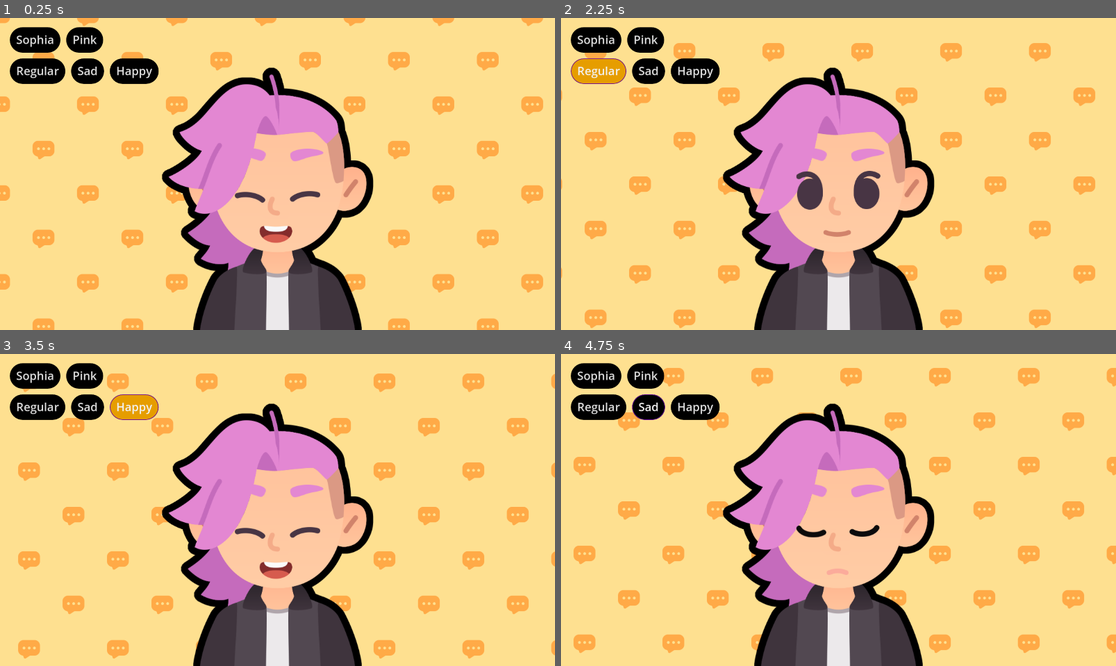
Above: before the commit, frames 1-4 (two rows, left to right).
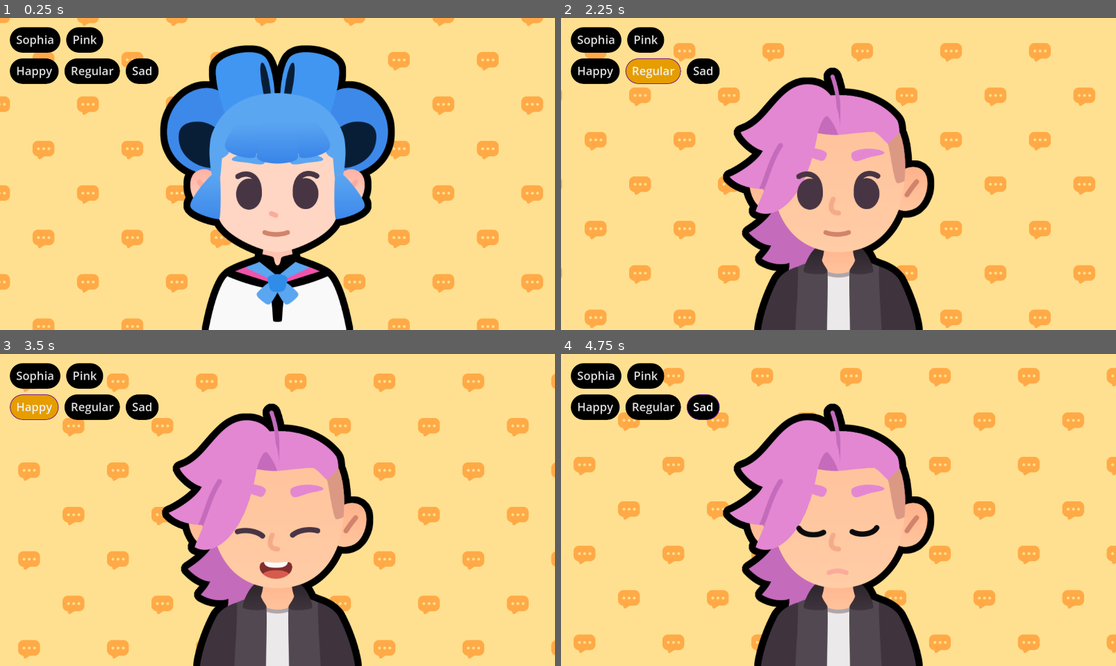
Above: after the commit, the same moments.

Repository: yangying-liu/2D-GameDev-Course-12-
Game: Godot game, scene res://lessons/expressions.tscn
Same seed, same stepped clock (60 frames per second), same inputs: the game is played once before the commit and once after it. This scene is started directly instead of the project's main scene.
Inputs (mouse positions are in pixels of both pictures, inside the frame that each line leads up to):
- Up to frame 1 (0.25 s): no input
- Up to frame 2 (2.25 s): click "Sophia" at 0.5 s; click "Pink" at 1.25 s; click "Regular" at 2 s
- Up to frame 3 (3.5 s): click "Happy" at 2.75 s
- Up to frame 4 (4.75 s): click "Sad" at 3.5 s; tap Enter at 4.25 s; move the mouse to (960, 494) at 4.27 s; hold D (move_right) from 4.28 s (still down); tap Z at 4.35 s; click (960, 494) at 4.42 s; tap Space at 4.52 s

The runs differ from the first frame. In frame 1, 29% of the frame differs, in the area x 3-72%, y 8-100%; in frame 2, 1.7%; in frame 3, 1.8%; in frame 4, 1.0%.

Commit message:
L9 completed

Diff:
--- a/learn-2d-gamedev-godot-4-0.13.0-macos/M07.telling_a_story_workbook/lessons/expressions.gd
+++ b/learn-2d-gamedev-godot-4-0.13.0-macos/M07.telling_a_story_workbook/lessons/expressions.gd
@@ -2,11 +2,9 @@
 
 @onready var body: TextureRect = %Body
 @onready var expression: TextureRect = %Expression
-@onready var button_sophia: Button = %ButtonSophia
-@onready var button_pink: Button = %ButtonPink
-@onready var button_regular: Button = %ButtonRegular
-@onready var button_sad: Button = %ButtonSad
-@onready var button_happy: Button = %ButtonHappy
+@onready var row_bodies: HBoxContainer = $VBoxContainer/RowBodies
+@onready var row_expressions: HBoxContainer = $VBoxContainer/RowExpressions
+
 
 var bodies := {
 	"sophia": preload("res://assets/sophia.png"),
@@ -20,25 +18,31 @@
 }
 
 func _ready() -> void:
-	body.texture = bodies["pink"]
-	expression.texture = expressions["happy"]
+	create_buttons()
 
-	button_sophia.pressed.connect(func() -> void:
-		body.texture = bodies["sophia"]
+func create_button_pink() -> void:
+	var button := Button.new()
+	row_bodies.add_child(button)
+
+	var key := "pink"
+	button.text = key.capitalize()
+	button.pressed.connect(func() -> void:
+		body.texture = bodies[key]
 	)
 
-	button_pink.pressed.connect(func() -> void:
-		body.texture = bodies["pink"]
-	)
+func create_buttons() -> void:
+	for current_body: String in bodies:
+		var button := Button.new()
+		row_bodies.add_child(button)
+		button.text = current_body.capitalize()
+		button.pressed.connect(func() -> void:
+			body.texture = bodies[current_body]
+		)
 
-	button_regular.pressed.connect(func() -> void:
-		expression.texture = expressions["regular"]
-	)
-
-	button_sad.pressed.connect(func() -> void:
-		expression.texture = expressions["sad"]
-	)
-
-	button_happy.pressed.connect(func() -> void:
-		expression.texture = expressions["happy"]
-	)
+	for current_expression: String in expressions:
+		var button := Button.new()
+		row_expressions.add_child(button)
+		button.text = current_expression.capitalize()
+		button.pressed.connect(func() -> void:
+			expression.texture = expressions[current_expression]
+		)
--- a/learn-2d-gamedev-godot-4-0.13.0-macos/M07.telling_a_story_workbook/lessons/expressions.tscn
+++ b/learn-2d-gamedev-godot-4-0.13.0-macos/M07.telling_a_story_workbook/lessons/expressions.tscn
@@ -70,33 +70,8 @@
 offset_bottom = 212.0
 metadata/_edit_group_ = true
 
-[node name="HBoxContainer" type="HBoxContainer" parent="VBoxContainer"]
+[node name="RowBodies" type="HBoxContainer" parent="VBoxContainer"]
 layout_mode = 2
 
-[node name="ButtonSophia" type="Button" parent="VBoxContainer/HBoxContainer"]
-unique_name_in_owner = true
+[node name="RowExpressions" type="HBoxContainer" parent="VBoxContainer"]
 layout_mode = 2
-text = "Sophia"
-
-[node name="ButtonPink" type="Button" parent="VBoxContainer/HBoxContainer"]
-unique_name_in_owner = true
-layout_mode = 2
-text = "Pink"
-
-[node name="HBoxContainer2" type="HBoxContainer" parent="VBoxContainer"]
-layout_mode = 2
-
-[node name="ButtonRegular" type="Button" parent="VBoxContainer/HBoxContainer2"]
-unique_name_in_owner = true
-layout_mode = 2
-text = "Regular"
-
-[node name="ButtonSad" type="Button" parent="VBoxContainer/HBoxContainer2"]
-unique_name_in_owner = true
-layout_mode = 2
-text = "Sad"
-
-[node name="ButtonHappy" type="Button" parent="VBoxContainer/HBoxContainer2"]
-unique_name_in_owner = true
-layout_mode = 2
-text = "Happy"
